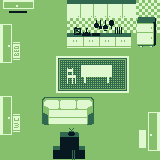
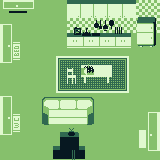
Before/after of a 160 × 160 layered artwork. What changed in the layer stack:
added layer "Layer 4" above "cake" over [81, 68, 86, 75]
showed "cake" over [83, 64, 94, 75]
